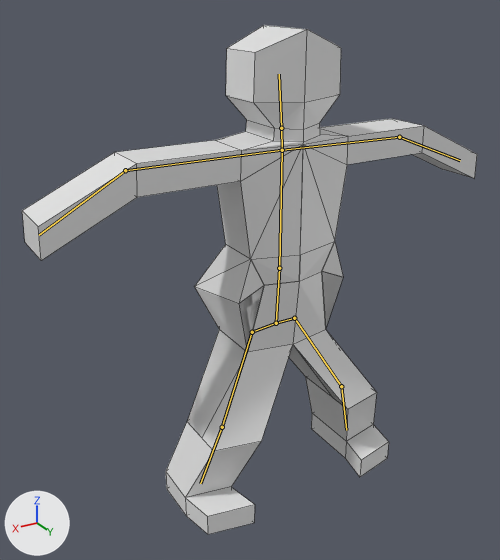
Renders of the Blender file Data/Blender/character.blend from each side of a commit.
The view is the same before and after, from a camera (50 mm lens) standing at (7.38, 10.78, 5.29) and looking at (0.39, -0.88, -0.54). Arrows for +X, +Y and +Z are at lower left; the lights stay in place. The bones that bend it are drawn over the model as lines. Mesh edges are drawn as thin lines.
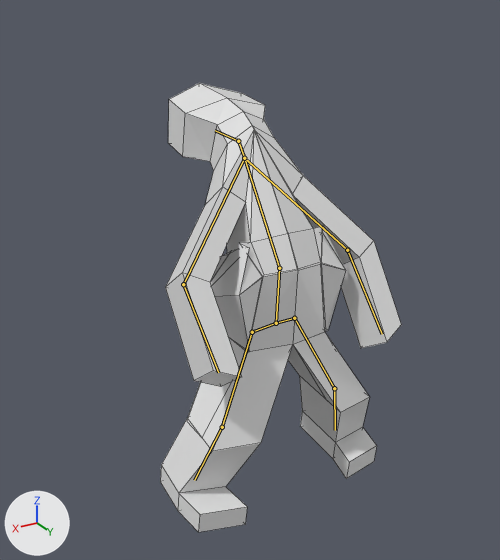
The newer file adds an action. The first version stands in its rest pose; the second is drawn at frame 6 of the action 'HeadBang'.

The change, as a list of edits to the scene's bpy script:
```text
Change bone_bone:
    where bone_bone = bpy.data.objects['Armature'].pose.bones['Bone']
    bone_bone.rotation_quaternion: (1.0, 0.0, 0.0, 0.0) -> (0.954, 0.301, 0.0, 0.0)  # degrees (0, 0, 0) -> degrees (35, 0, 0)
Change bone_bone_001:
    where bone_bone_001 = bpy.data.objects['Armature'].pose.bones['Bone.001']  # child of 'Bone'
    bone_bone_001.rotation_quaternion: (1.0, 0.0, 0.0, 0.0) -> (0.898, 0.023, -0.002, 0.44)  # degrees (0, 0, 0) -> degrees (2, -1, 52)
Change bone_bone_002:
    where bone_bone_002 = bpy.data.objects['Armature'].pose.bones['Bone.002']  # child of 'Bone.001'
    bone_bone_002.rotation_quaternion: (1.0, 0.0, 0.0, 0.0) -> (0.994, 0.024, 0.01, 0.104)  # degrees (0, 0, 0) -> degrees (3, 1, 12)
Change bone_bone_003:
    where bone_bone_003 = bpy.data.objects['Armature'].pose.bones['Bone.003']  # child of 'Bone'
    bone_bone_003.rotation_quaternion: (1.0, 0.0, 0.0, 0.0) -> (0.915, -0.067, -0.005, -0.397)  # degrees (0, 0, 0) -> degrees (-7, -4, -47)
Change bone_bone_004:
    where bone_bone_004 = bpy.data.objects['Armature'].pose.bones['Bone.004']  # child of 'Bone.003'
    bone_bone_004.rotation_quaternion: (1.0, 0.0, 0.0, 0.0) -> (0.988, -0.06, 0.001, -0.143)  # degrees (0, 0, 0) -> degrees (-7, -1, -16)
Change bone_bone_006:
    where bone_bone_006 = bpy.data.objects['Armature'].pose.bones['Bone.006']  # child of 'Bone.005'
    bone_bone_006.rotation_quaternion: (1.0, 0.0, 0.0, 0.0) -> (0.915, 0.404, 0.014, 0.012)  # degrees (0, 0, 0) -> degrees (48, 1, 2)
Change bone_bone_013:
    where bone_bone_013 = bpy.data.objects['Armature'].pose.bones['Bone.013']  # child of 'Bone.012'
    bone_bone_013.rotation_quaternion: (1.0, 0.0, 0.0, 0.0) -> (0.999, -0.03, 0.02, -0.031)  # degrees (0, 0, 0) -> degrees (-3, 2, -4)
Change bone_bone_010:
    where bone_bone_010 = bpy.data.objects['Armature'].pose.bones['Bone.010']  # child of 'Bone.009'
    bone_bone_010.rotation_quaternion: (1.0, 0.0, 0.0, 0.0) -> (0.999, -0.029, 0.013, -0.028)  # degrees (0, 0, 0) -> degrees (-3, 1, -3)
```

Changed parts and their boxes [x1, y1, x2, y2] in the pictures (500 x 560 px):
'Cube', posed (47% narrower, 12% shorter): before [22, 25, 477, 534]; after [160, 83, 401, 532]
bone 'Bone', root to tip: before (279, 268) to (282, 150); after (279, 268) to (244, 158)
bone 'Bone.001', root to tip: before (282, 150) to (399, 137); after (244, 158) to (347, 250)
bone 'Bone.002', root to tip: before (399, 137) to (460, 160); after (347, 250) to (382, 334)
bone 'Bone.003', root to tip: before (282, 150) to (125, 170); after (244, 158) to (183, 284)
bone 'Bone.004', root to tip: before (125, 170) to (39, 235); after (183, 284) to (218, 372)
bone 'Bone.006', root to tip: before (281, 128) to (279, 74); after (238, 141) to (215, 130)
bone 'Bone.013', root to tip: before (222, 427) to (200, 483); after (222, 427) to (194, 480)
bone 'Bone.010', root to tip: before (294, 318) to (341, 386); after (294, 318) to (334, 388)
